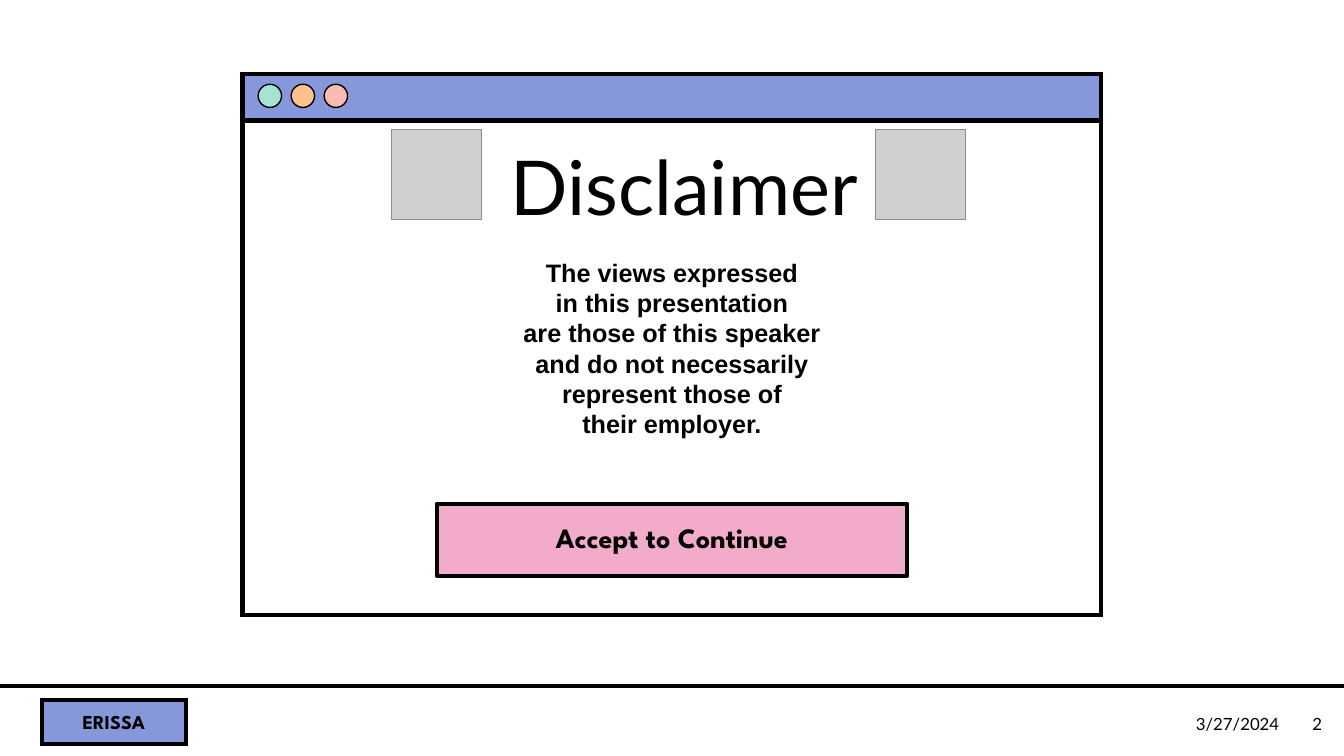
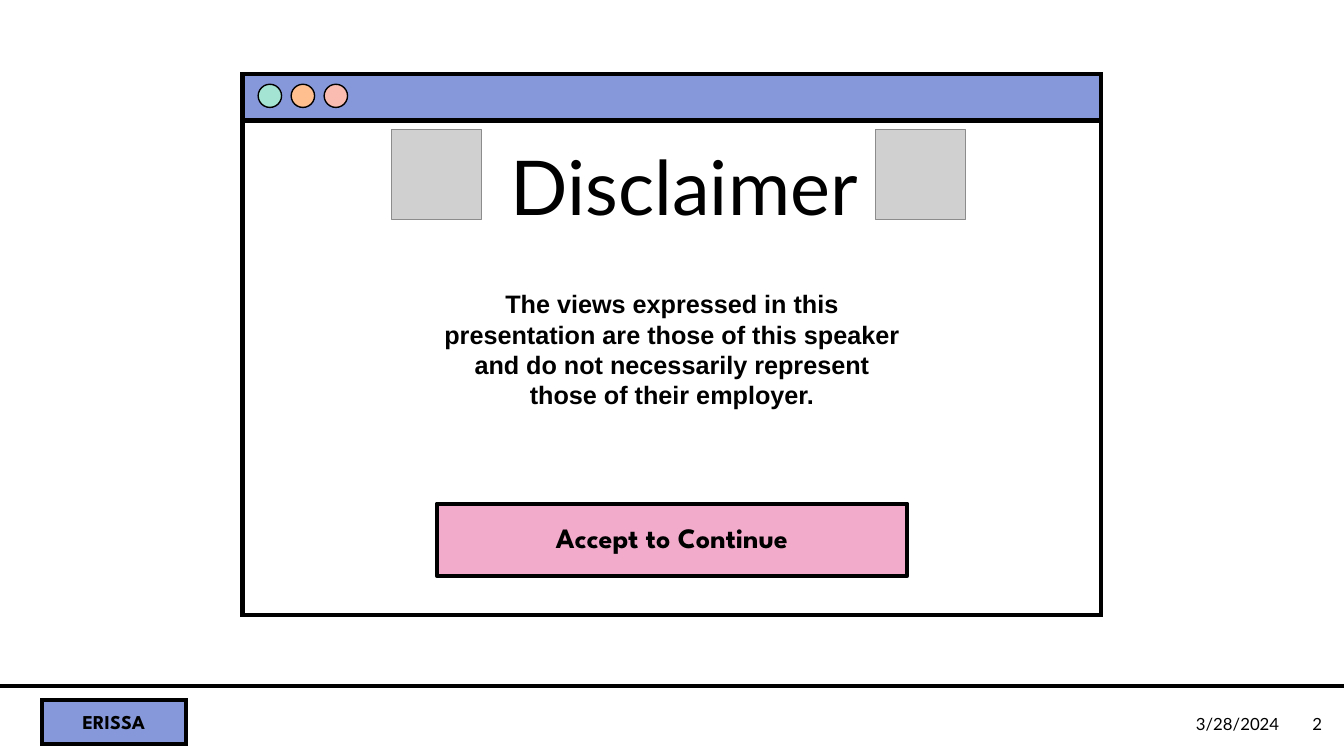
Before and after one commit to CorgiDev/A11y-Materials, a slide deck: slide 2 of Presentations/2024 Presentations/Accessibility Testing with Screen Reader.pptx. Drawn at 1344x756 pixels with LibreOffice and Linux fonts; fonts in the diff are those of the drawing; grey boxes stand for pictures; background and template pictures are left out. Boxes give left, top, right and bottom in pixels: in the first picture for what was removed or moved away, otherwise in the second. Text is boxed around its words. In the diff, an @@ line names an element or a change of style, - is before the commit and + after.

```diff
--- a/Presentations/2024 Presentations/Accessibility Testing with Screen Reader.pptx
+++ b/Presentations/2024 Presentations/Accessibility Testing with Screen Reader.pptx
@@ text "The views expressed in this ..." rewrapped from (523, 263, 820, 439) to (444, 294, 899, 410) @@
@@ text at (1196, 717, 1279, 731): text changed @@
-3/27/2024
+3/28/2024
```
Also in this commit, not shown: 12 other slides changed.
